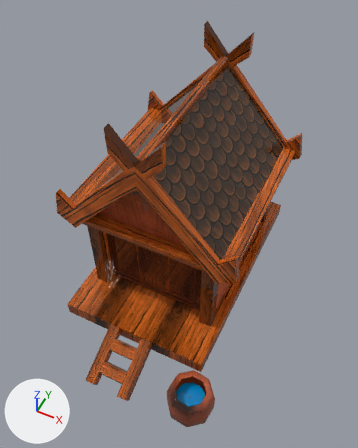
One commit to the glTF model studio/ggj2026/obj/house.glb: the scene before it, then after it.
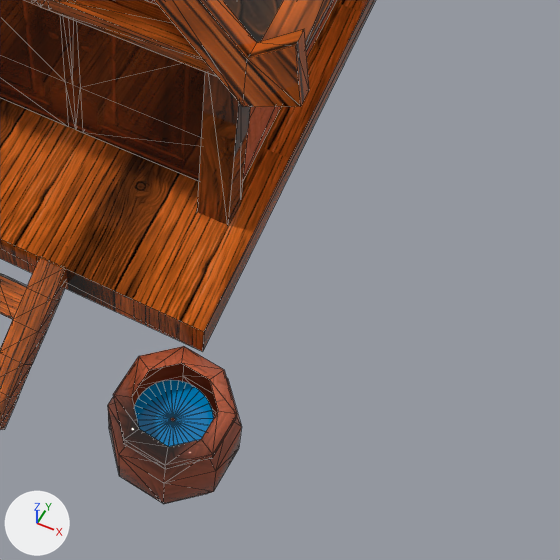
Old and new are each drawn whole from a 50 mm lens placed at (2.36, -5.87, 6.94), pointed at (0.28, -1.71, 1.74) and again close up on the part from 36% to 92% of the width and 55% to 100% of the height. The axes (+X, +Y, +Z) are drawn at lower left. The lights are the same throughout. The close-ups show mesh edges as thin lines. Where no turn or scale is listed for an object, it has been applied to the vertices. Vertices at the same position are counted once.
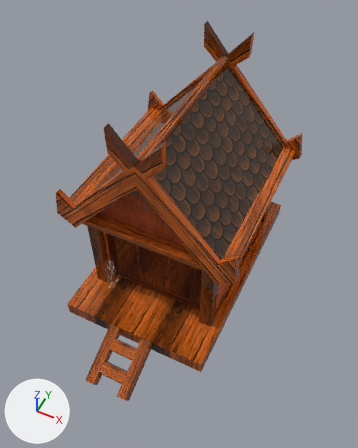
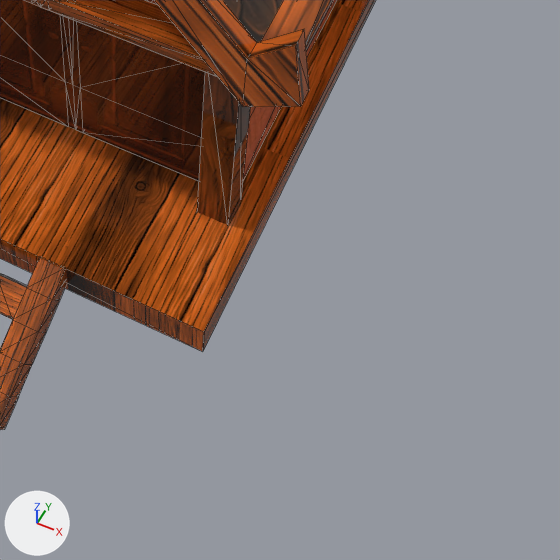
The newer file is also rescaled (x0.727), turned or shifted as a whole; pictures and numbers use the older file's frame.

Boxes [x1, y1, x2, y2] around the edits, measured in the close-ups (560 x 560 px):
'Cube.004_0', reshaped: before [0, 0, 375, 504]; after [0, 0, 375, 430]
part 1 of me_cube_004_0, deleted (brown): before [108, 346, 242, 504]
part 2 of me_cube_004_0, deleted (blue): before [134, 380, 214, 447]

What changed in the scene script:
```text
Change me_cube_004_0:
    where me_cube_004_0.from_pydata(...)  # 495 vertices, 744 faces; spans x -1.47..1.34, y -1.97..2.2, z -1.51..2.25
    used by ob_cube_004_0; location = (0.249, -1.748, 1.476)
    me_cube_004_0 part 1: the loose piece of 65 vertices spanning x 0.71..1.34, y -1.91..-1.28, z -1.51..-0.94 is deleted
    me_cube_004_0 part 2: the loose piece of 64 vertices spanning x 0.82..1.22, y -1.8..-1.39, z -1.13 is deleted
    remove me_cube_004_0.materials.append(mat_bowl)  # picture img_image_6
    remove me_cube_004_0.materials.append(mat_water)  # blue #0088c9
```
